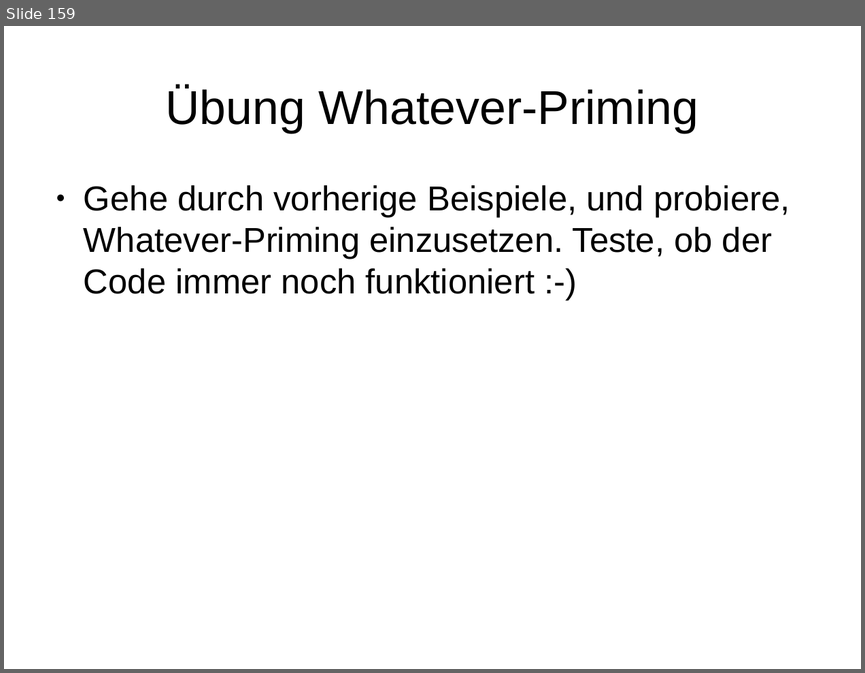
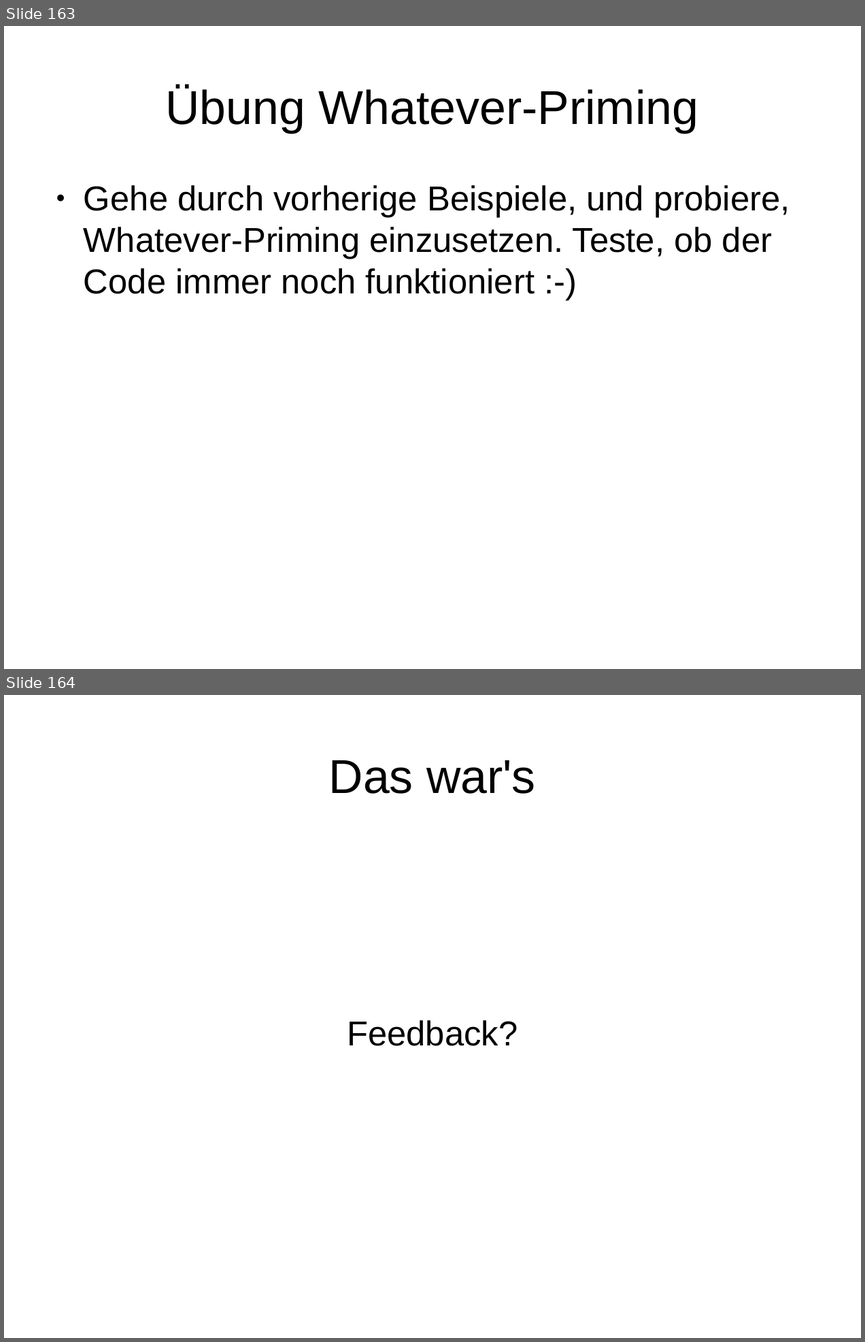
Before and after one commit to moritz/perl6-training-de, a slide deck: schulung.odp. Shown one above the other, each under a label of ours: slide 159 before the commit, slides 163 and 164 after it. The pictures are 865x673 and 865x1342 pixels, drawn with LibreOffice and Linux fonts; fonts in the diff are those of the drawing. Boxes give left, top, right and bottom in pixels: in the first picture for what was removed or moved away, otherwise in the second. Text is boxed around its words. In the diff, an @@ line names an element or a change of style, - is before the commit and + after.

```diff
--- a/schulung.odp
+++ b/schulung.odp
@@ slide 164 added at (4, 695, 861, 1338), background #FFFFFF @@
@@ title added at (329, 760, 536, 794), 44 pt, text #000000 @@
+Das war's
@@ subtitle added at (347, 1020, 517, 1046), 32 pt, text #000000 @@
+Feedback?
@@ what was slide 159 is now slide 163 @@
```
Also in this commit, not shown: 5 other slides added.
